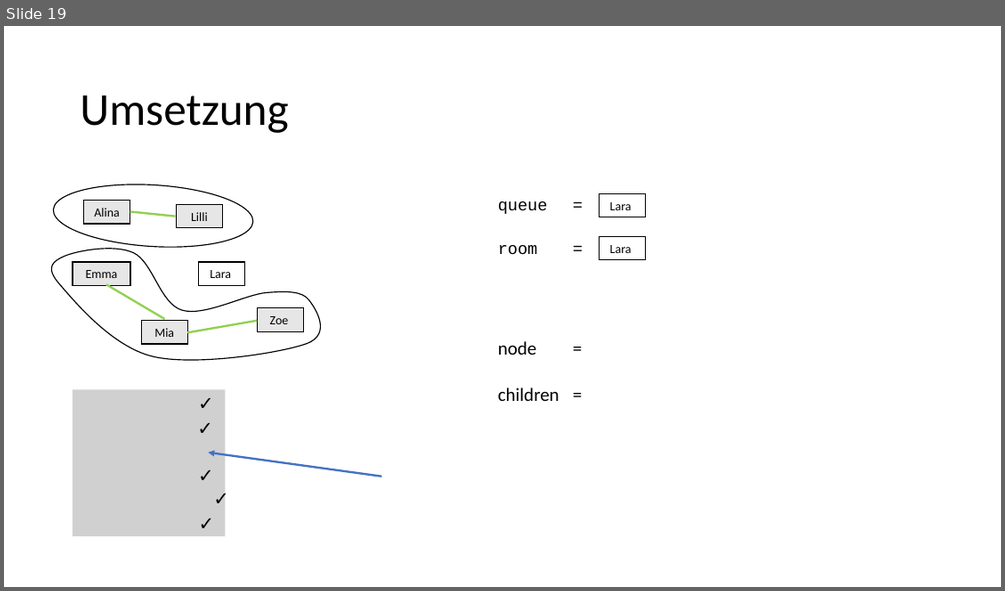
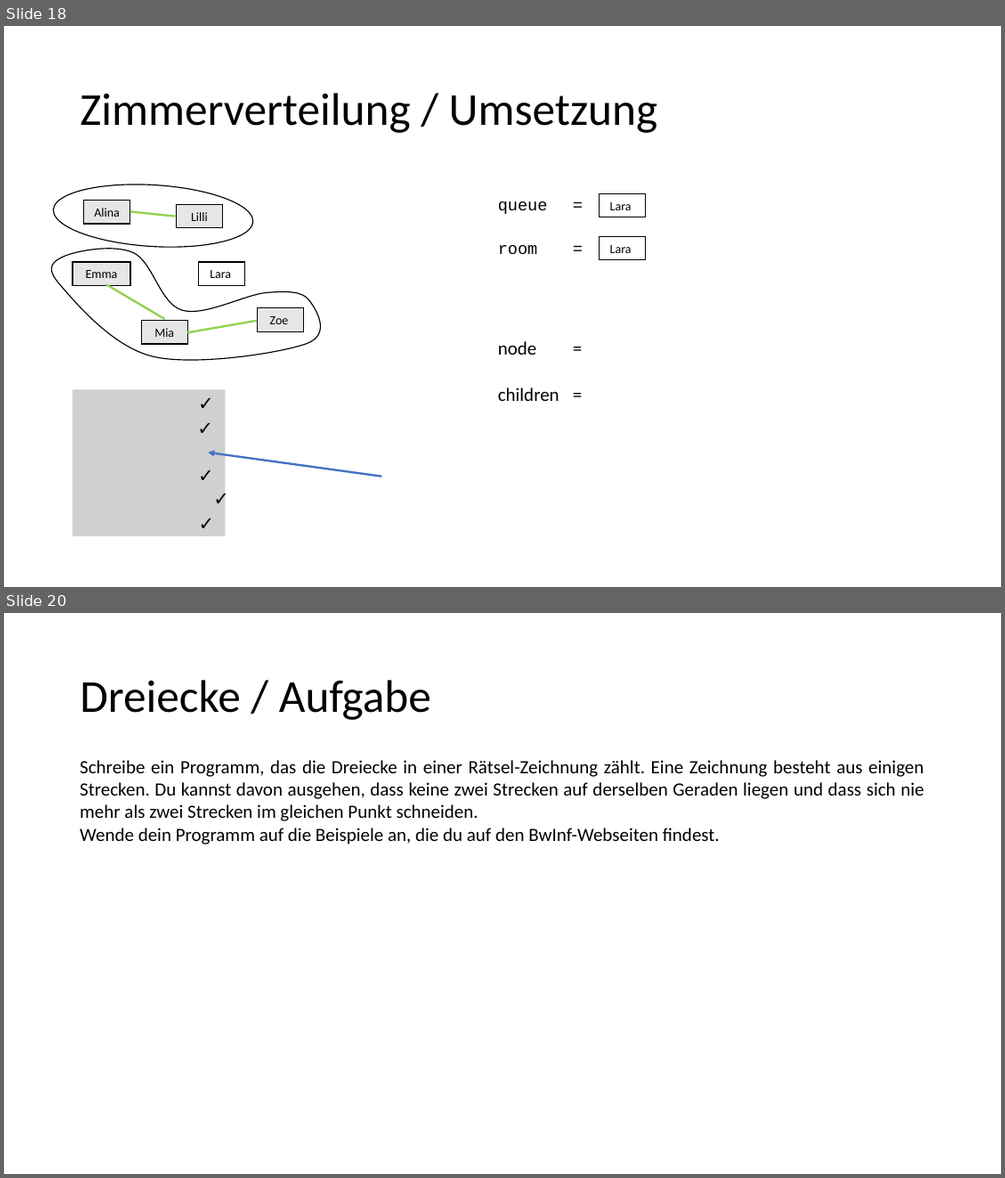
Before and after one commit to antonbaumann/wg, a slide deck: Abschlusspräsentation.pptx. Shown one above the other, each under a label of ours: slide 19 before the commit, slides 18 and 20 after it; the slides between them are not shown. The pictures are 1005x591 and 1005x1178 pixels, drawn with LibreOffice and Linux fonts; fonts in the diff are those of the drawing; grey boxes stand for pictures. Boxes give left, top, right and bottom in pixels: in the first picture for what was removed or moved away, otherwise in the second. Text is boxed around its words. In the diff, an @@ line names an element or a change of style, - is before the commit and + after.

```diff
--- a/Abschlusspräsentation.pptx
+++ b/Abschlusspräsentation.pptx
@@ slide 20 added at (4,613,1001,1174), background #FFFFFF @@
@@ title added at (80,680,431,720), 44 pt, text #000000 @@
+Dreiecke / Aufgabe
@@ text added at (80,760,923,844), 18 pt, text #000000 @@
+Schreibe ein Programm, das die Dreiecke in einer Rätsel-Zeichnung zählt. Eine Zeichnung besteht aus einigen Strecken. Du kannst davon ausgehen, dass keine zwei Strecken auf derselben Geraden liegen und dass sich nie mehr als zwei Strecken im gleichen Punkt schneiden.
+Wende dein Programm auf die Beispiele an, die du auf den BwInf-Webseiten findest.
@@ what was slide 19 is now slide 18 @@
@@ slide 18 changed as well @@
@@ title at (80,93,657,133): text changed @@
-Umsetzung
+Zimmerverteilung / Umsetzung
```
Also in this commit, not shown: 16 other slides changed, 11 other slides added, 1 slide removed, 2 other files.
